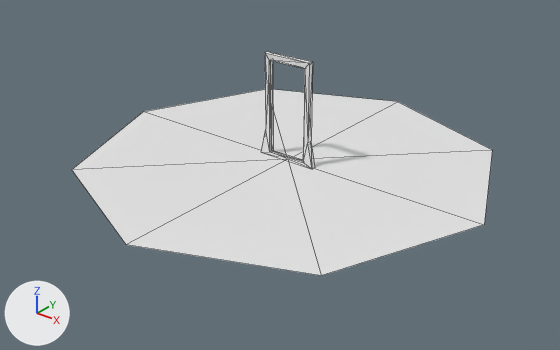
Before and after pictures for a commit that changed the OBJ model examples/Media/Models/Portal-Scene.obj.
Both versions are drawn from a camera (50 mm lens) standing at (16.46, -21.05, 10.28) and looking at (0.42, -1.01, -2.14). The lights are fixed; the arrows at lower left show +X, +Y and +Z. Mesh edges are drawn as thin lines. Where no turn or scale is listed for an object, it has been applied to the vertices.

In view in the first picture: 'Scene_Cylinder'.
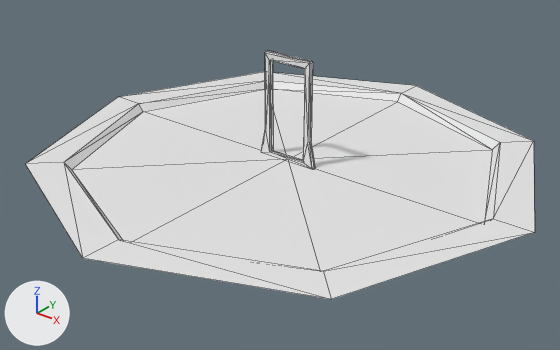
Changed parts and their boxes (x1, y1, x2, y2) in the pictures (560 x 350 px):
'Scene_Cylinder', reshaped (21% wider, 10% taller): before (72, 51, 492, 276); after (26, 51, 535, 299)
part 1 of me_scene_cylinder, built on: before (266, 51, 315, 169); after (26, 51, 535, 299)

Edits to the bpy script that builds the scene:
```text
Change me_scene_cylinder:
    used by ob_scene_cylinder; location = (0.0, 0.0, 0.0)
    remove me_scene_cylinder.from_pydata(...)  # 33 vertices, 56 faces; spans x -8.0..8.0, y -8.0..8.0, z -2.0..2.0
    add me_scene_cylinder.from_pydata(...)  # 65 vertices, 118 faces; spans x -9.6..9.6, y -9.6..9.6, z -2.0..2.1
    me_scene_cylinder part 1
    12 faces are deleted
    32 vertices are added at x -9.6..9.6, y -9.6..9.6, z -2.0..2.1
    74 new faces join them
```
